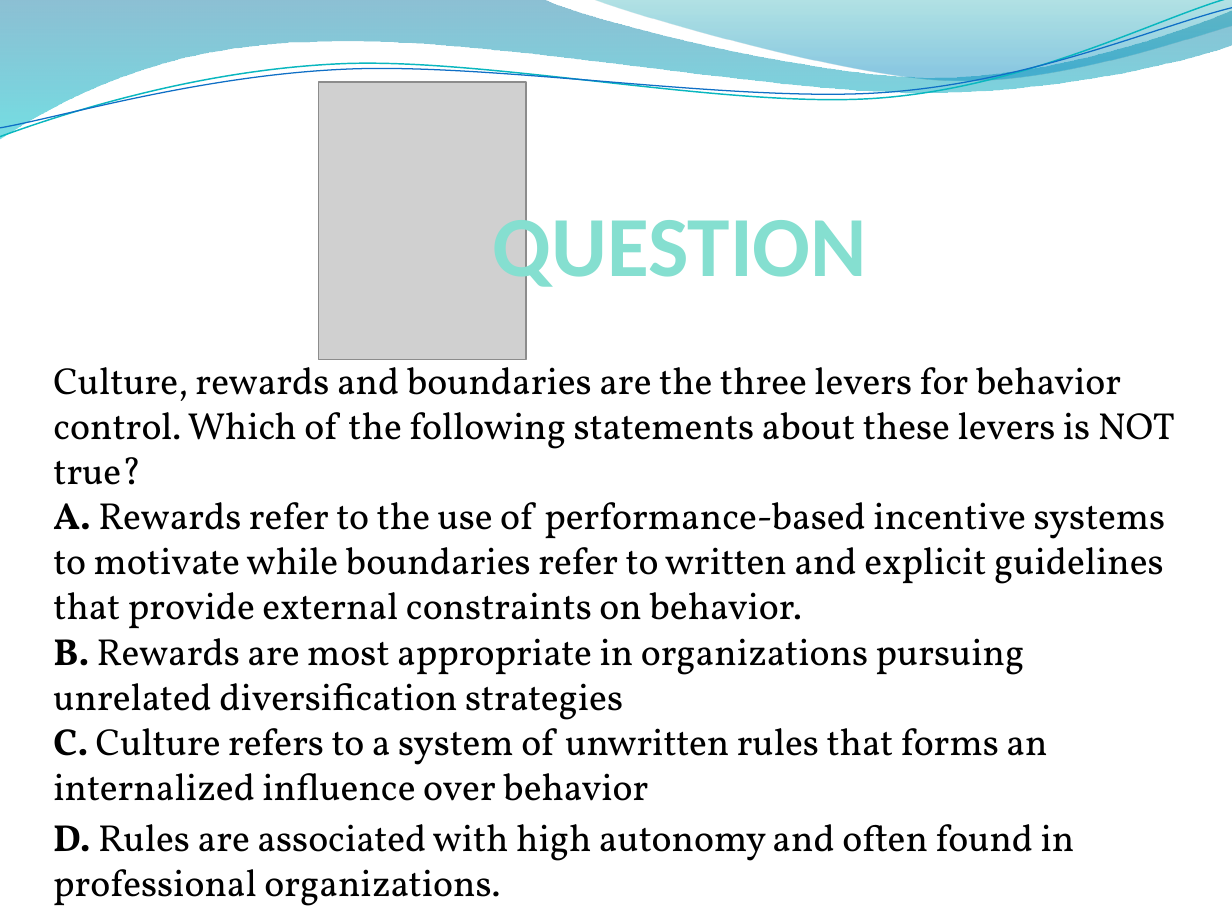
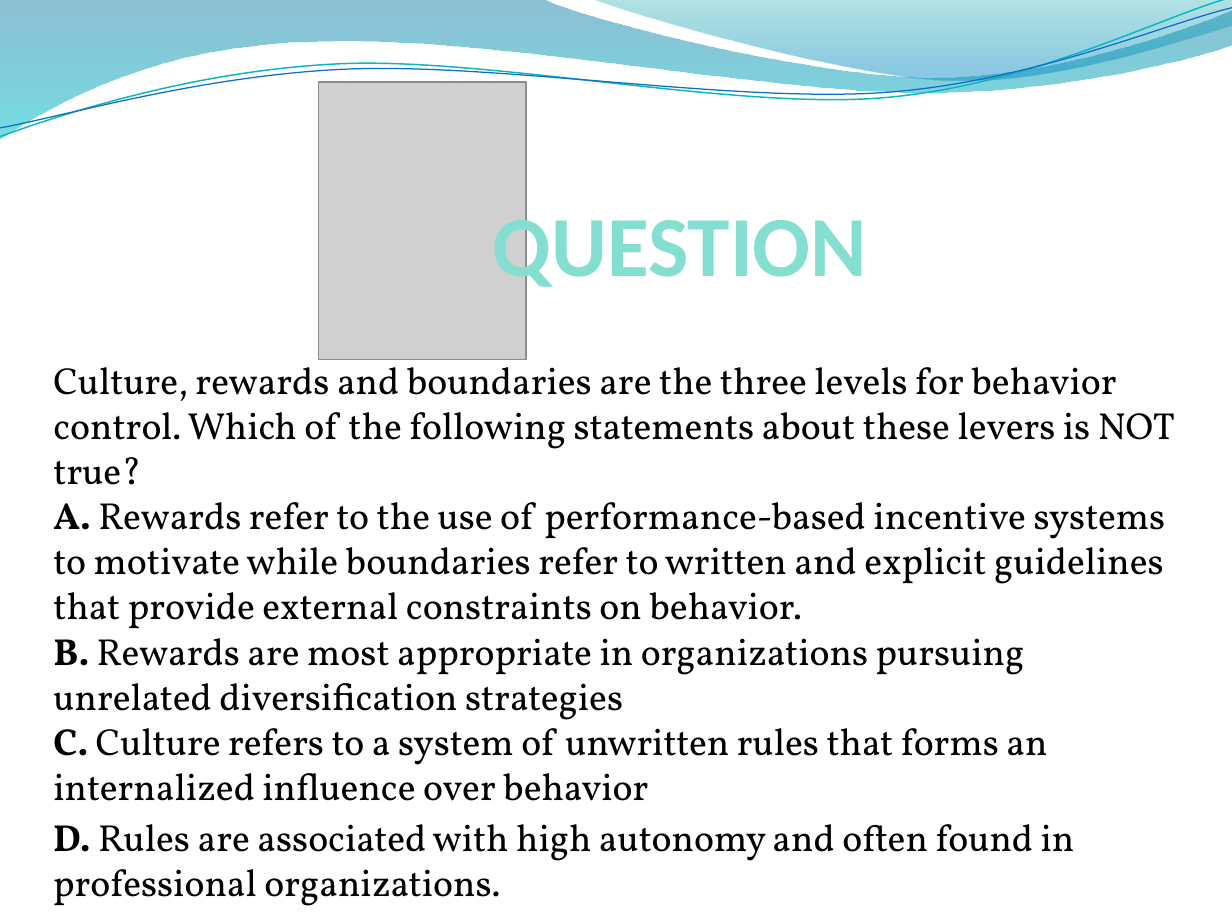
Before and after one commit to urbo425/School-Stuff, a slide deck: slide 23 of fall2015/bus4750/powerpoints/finalExam.pptx. Drawn at 1232x924 pixels with LibreOffice and Linux fonts; fonts in the diff are those of the drawing; grey boxes stand for pictures; background and template pictures are left out. Boxes give left, top, right and bottom in pixels: in the first picture for what was removed or moved away, otherwise in the second. Text is boxed around its words. In the diff, an @@ line names an element or a change of style, - is before the commit and + after.

```diff
--- a/fall2015/bus4750/powerpoints/finalExam.pptx
+++ b/fall2015/bus4750/powerpoints/finalExam.pptx
@@ text at box(53, 358, 1175, 801): text changed @@
-Culture, rewards and boundaries are the three levers for behavior control. Which of the following statements about these levers is NOT true?
-A. Rewards refer to the use of performance-based incentive systems to motivate while boundaries refer to written and explicit guidelines that provide external constraints on behavior.
-B. Rewards are most appropriate in organizations pursuing unrelated diversification strategies
-C. Culture refers to a system of unwritten rules that forms an internalized influence over behavior
+Culture, rewards and boundaries are the three levels for behavior control. Which of the following statements about these levers is NOT true?
+A. Rewards refer to the use of performance-based incentive systems to motivate while boundaries refer to written and explicit guidelines that provide external constraints on behavior.
+B. Rewards are most appropriate in organizations pursuing unrelated diversification strategies
+C. Culture refers to a system of unwritten rules that forms an internalized influence over behavior
```
Also in this commit, not shown: 9 other slides changed.
